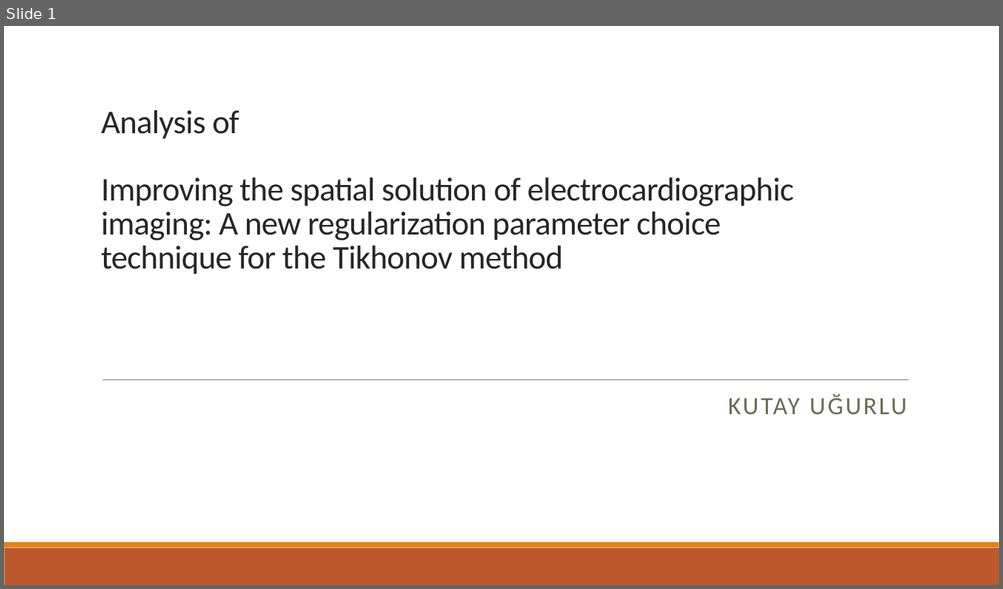
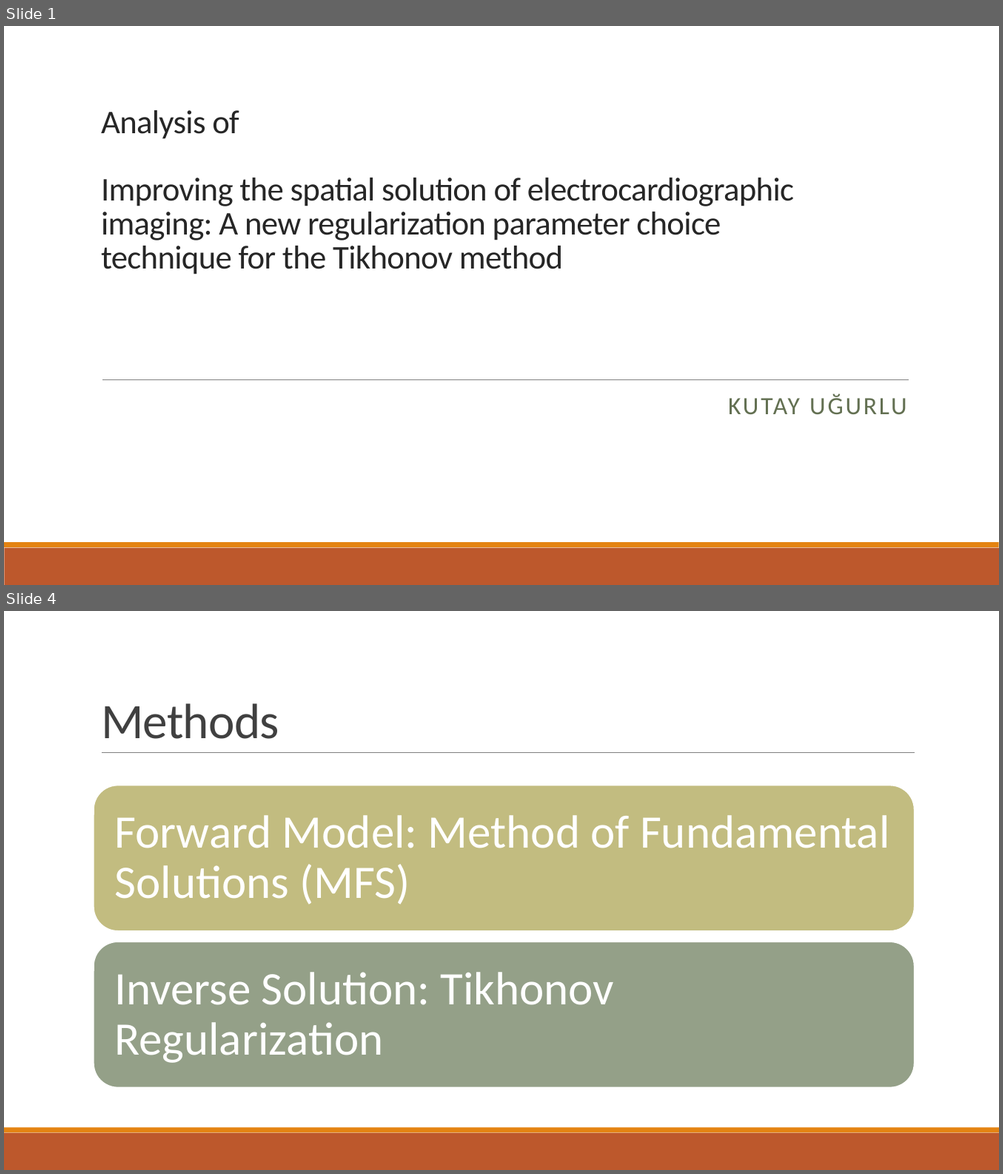
Before and after one commit to kutay-ugurlu/Tikhonov-Regularization-Parameter-Selection-ECGI, a slide deck: Presentation.pptx. Shown one above the other, each under a label of ours: slide 1 before the commit, slides 1 and 4 after it; the slides between them are not shown. The pictures are 1003x589 and 1003x1174 pixels, drawn with LibreOffice and Linux fonts; fonts in the diff are those of the drawing. Boxes give left, top, right and bottom in pixels: in the first picture for what was removed or moved away, otherwise in the second. Text is boxed around its words. In the diff, an @@ line names an element or a change of style, - is before the commit and + after.

```diff
--- a/Presentation.pptx
+++ b/Presentation.pptx
@@ slide 4 added at [4,611,999,1170], background #FFFFFF; not listed: 2 template elements that a slide beside it also shows @@
@@ title added at [101,703,279,739], 48 pt, text #404040 @@
+Methods
@@ line added from (102, 753) to (915, 753), #808080 0.5 pt @@
@@ group added at [94,786,914,1088]: 2 rounded rectangles, 2 texts @@
+Forward Model: Method of Fundamental Solutions (MFS)
+Inverse Solution: Tikhonov Regularization
```
Also in this commit, not shown: 6 other slides added, 1 slide removed, 1 other file.
